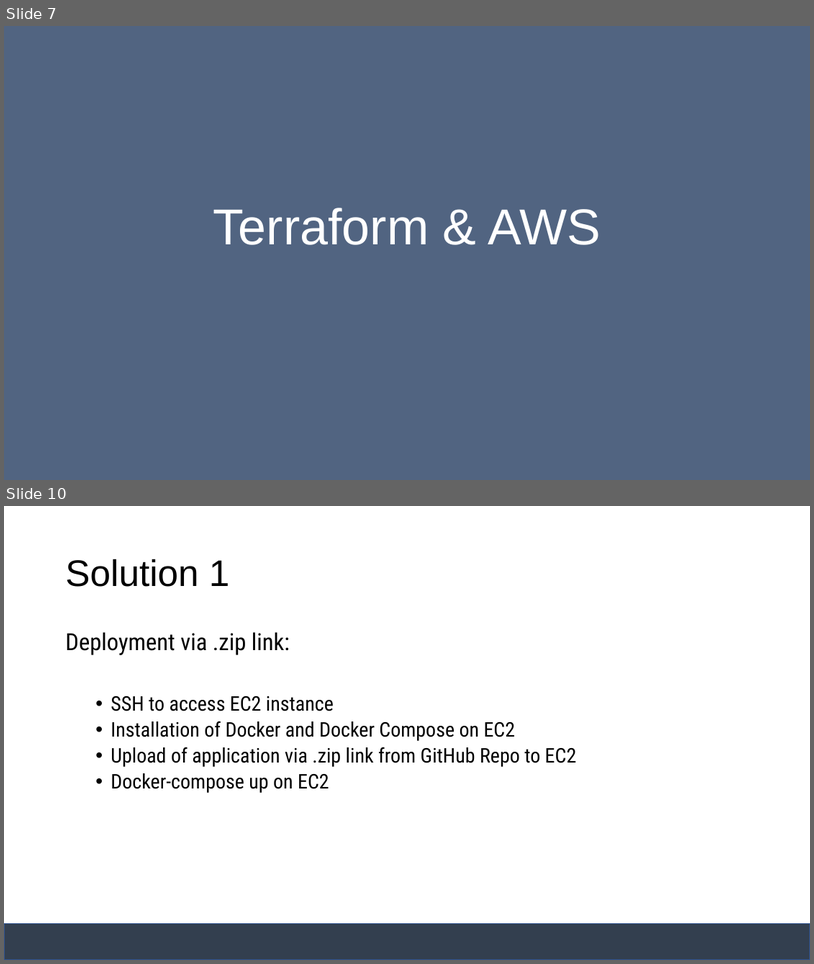
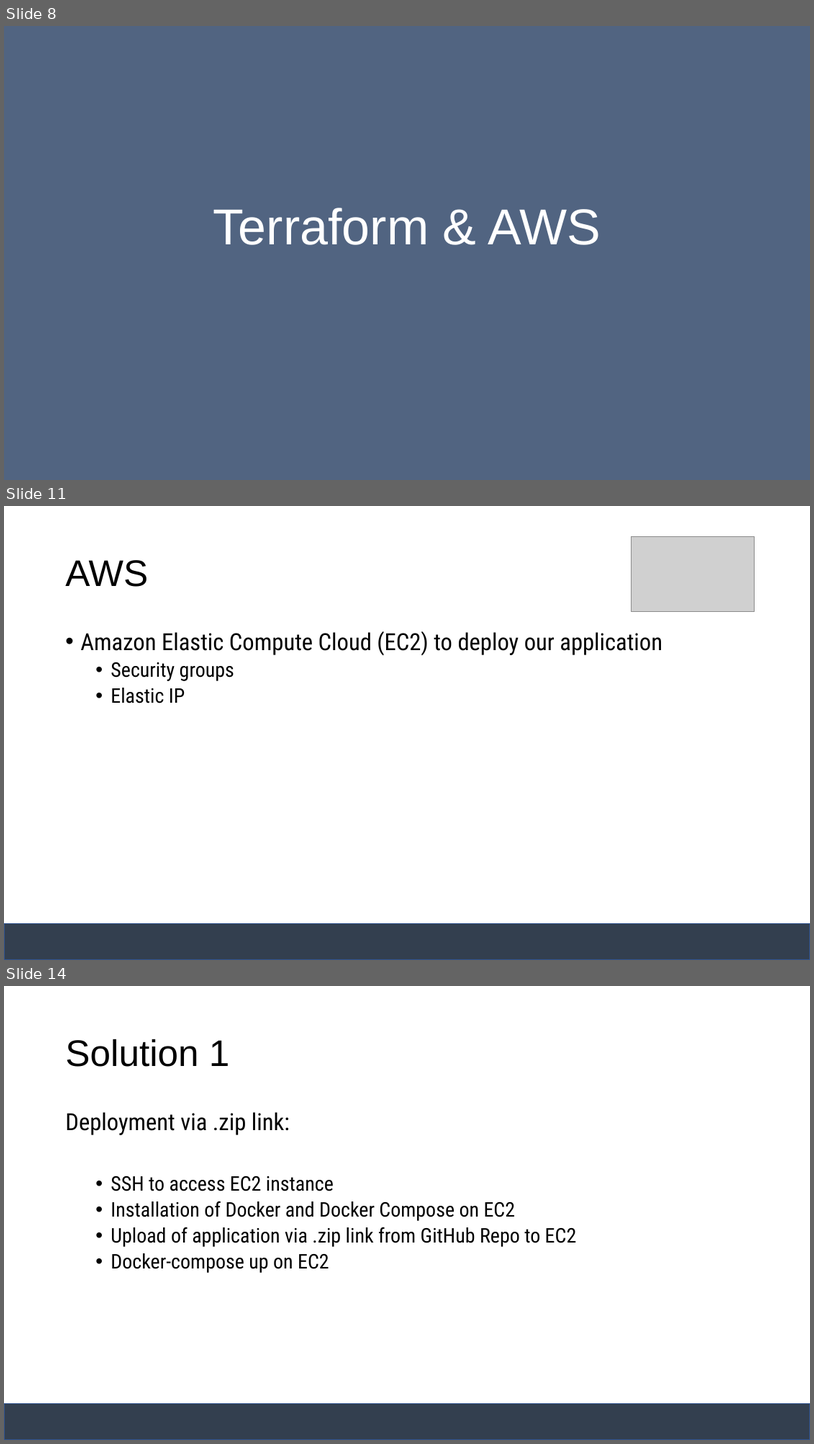
Before and after one commit to janakaras/docker-in-the-cloud, a slide deck: Project Presentation.pptx. Shown one above the other, each under a label of ours: slides 7 and 10 before the commit, slides 8, 11 and 14 after it; the slides between them are not shown. The pictures are 814x964 and 814x1444 pixels, drawn with LibreOffice and Linux fonts; fonts in the diff are those of the drawing; grey boxes stand for pictures. Boxes give left, top, right and bottom in pixels: in the first picture for what was removed or moved away, otherwise in the second. Text is boxed around its words. In the diff, an @@ line names an element or a change of style, - is before the commit and + after.

```diff
--- a/Project Presentation.pptx
+++ b/Project Presentation.pptx
@@ slide 11 added at <box>4,506,810,960</box>, background #FFFFFF; not listed: 1 template element that a slide beside it also shows @@
@@ picture added at <box>632,536,756,612</box> @@
@@ title added at <box>65,560,148,587</box>, 44 pt, text #000000 @@
+AWS
@@ text added at <box>80,631,663,703</box>, 28 pt, text #000000 @@
+• Amazon Elastic Compute Cloud (EC2) to deploy our application
+  • Security groups
+  • Elastic IP
@@ what was slide 7 is now slide 8 @@
@@ what was slide 10 is now slide 14 @@
```
Also in this commit, not shown: 4 slides changed, 4 other slides added, 2 slides removed.
